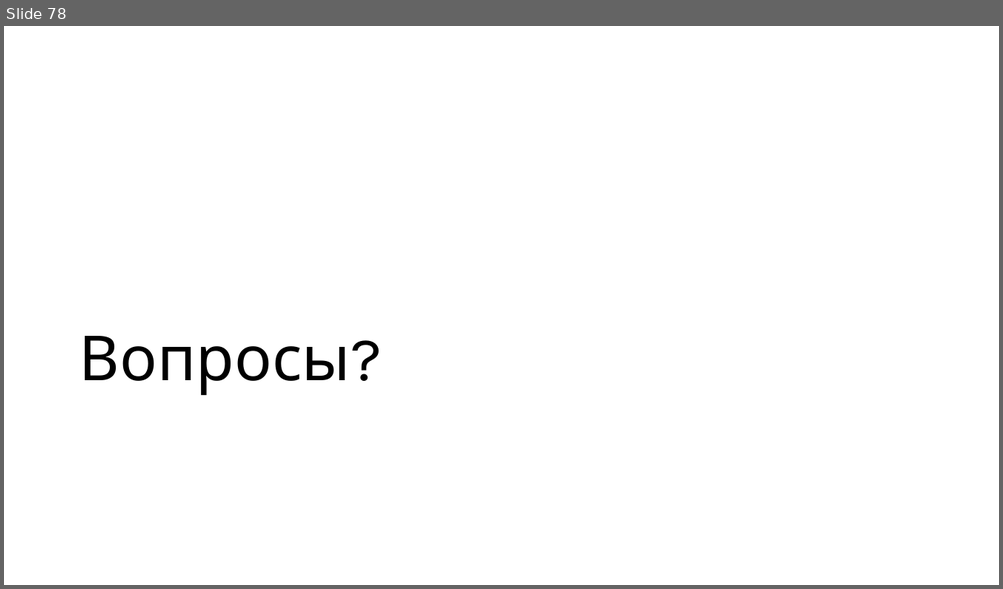
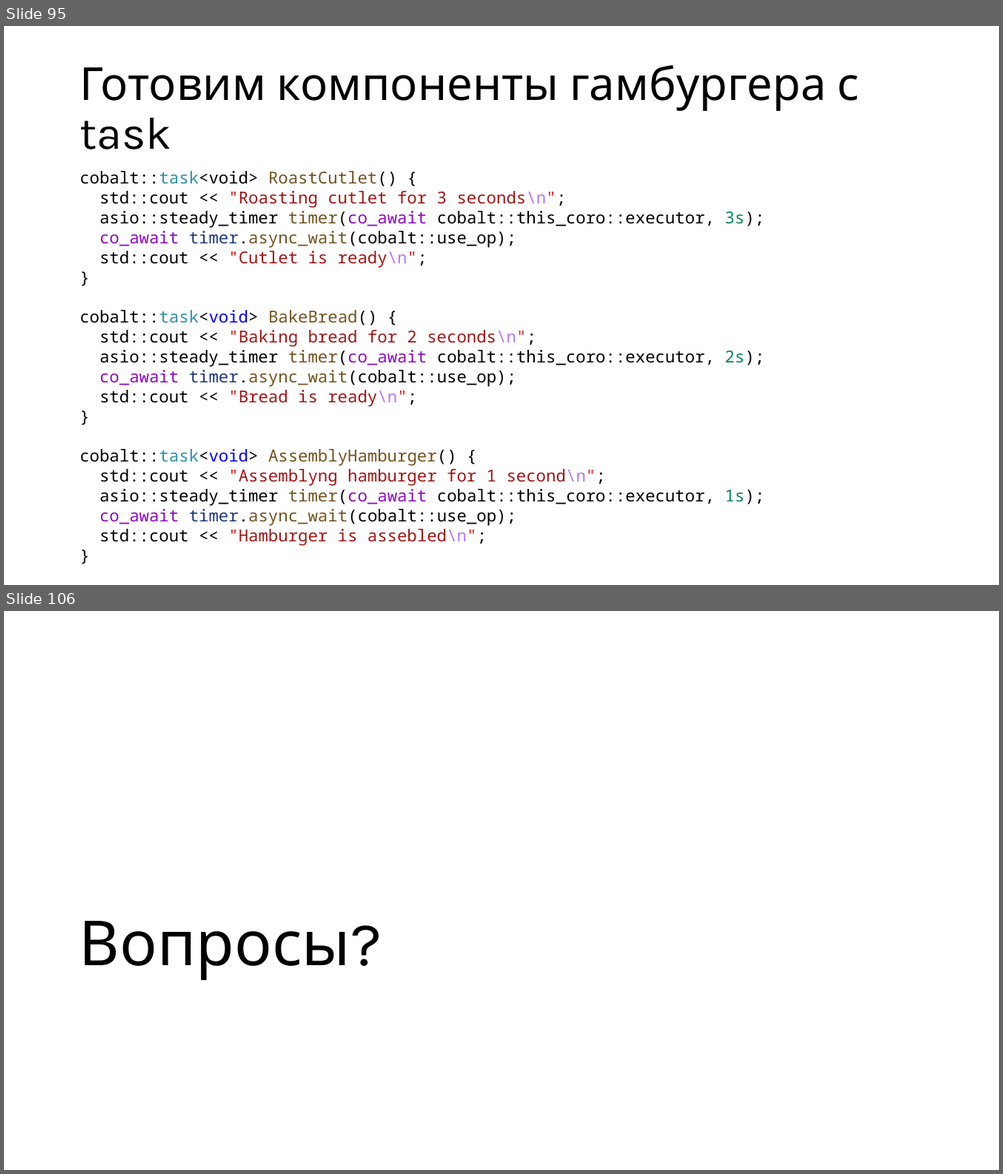
Before and after one commit to alexey-malov/pc, a slide deck: lectures/12/Coroutines.pptx. Shown one above the other, each under a label of ours: slide 78 before the commit, slides 95 and 106 after it; the slides between them are not shown. The pictures are 1003x589 and 1003x1174 pixels, drawn with LibreOffice and Linux fonts; fonts in the diff are those of the drawing. Boxes give left, top, right and bottom in pixels: in the first picture for what was removed or moved away, otherwise in the second. Text is boxed around its words. In the diff, an @@ line names an element or a change of style, - is before the commit and + after.

```diff
--- a/lectures/12/Coroutines.pptx
+++ b/lectures/12/Coroutines.pptx
@@ slide 95 added at box(4, 26, 999, 585), background #FFFFFF @@
@@ title added at box(79, 65, 859, 150), 44 pt, text #000000 @@
+Готовим компоненты гамбургера с task
@@ text added at box(79, 171, 765, 545), 16 pt, text #000000 @@
+cobalt::task<void> RoastCutlet() {
+std::cout << "Roasting cutlet for 3 seconds\n";
+asio::steady_timer timer(co_await cobalt::this_coro::executor, 3s);
+co_await timer.async_wait(cobalt::use_op);
+std::cout << "Cutlet is ready\n";
+}
+cobalt::task<void> BakeBread() {
+std::cout << "Baking bread for 2 seconds\n";
+asio::steady_timer timer(co_await cobalt::this_coro::executor, 2s);
+co_await timer.async_wait(cobalt::use_op);
+std::cout << "Bread is ready\n";
+}
+cobalt::task<void> AssemblyHamburger() {
+std::cout << "Assemblyng hamburger for 1 second\n";
+asio::steady_timer timer(co_await cobalt::this_coro::executor, 1s);
+co_await timer.async_wait(cobalt::use_op);
+std::cout << "Hamburger is assebled\n";
+}
@@ what was slide 78 is now slide 106 @@
```
Also in this commit, not shown: 1 slide changed, 27 other slides added, 18 other files.
